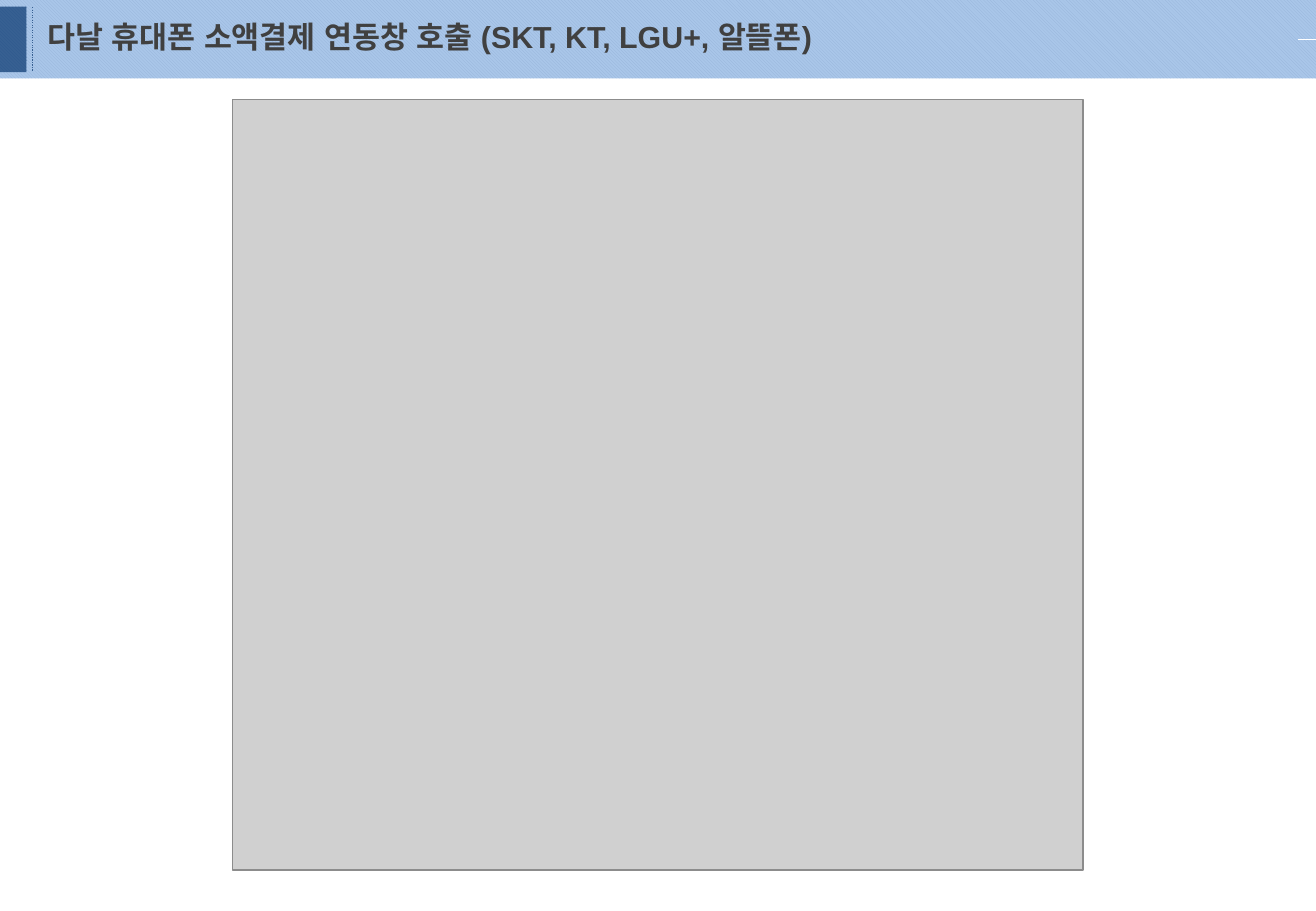
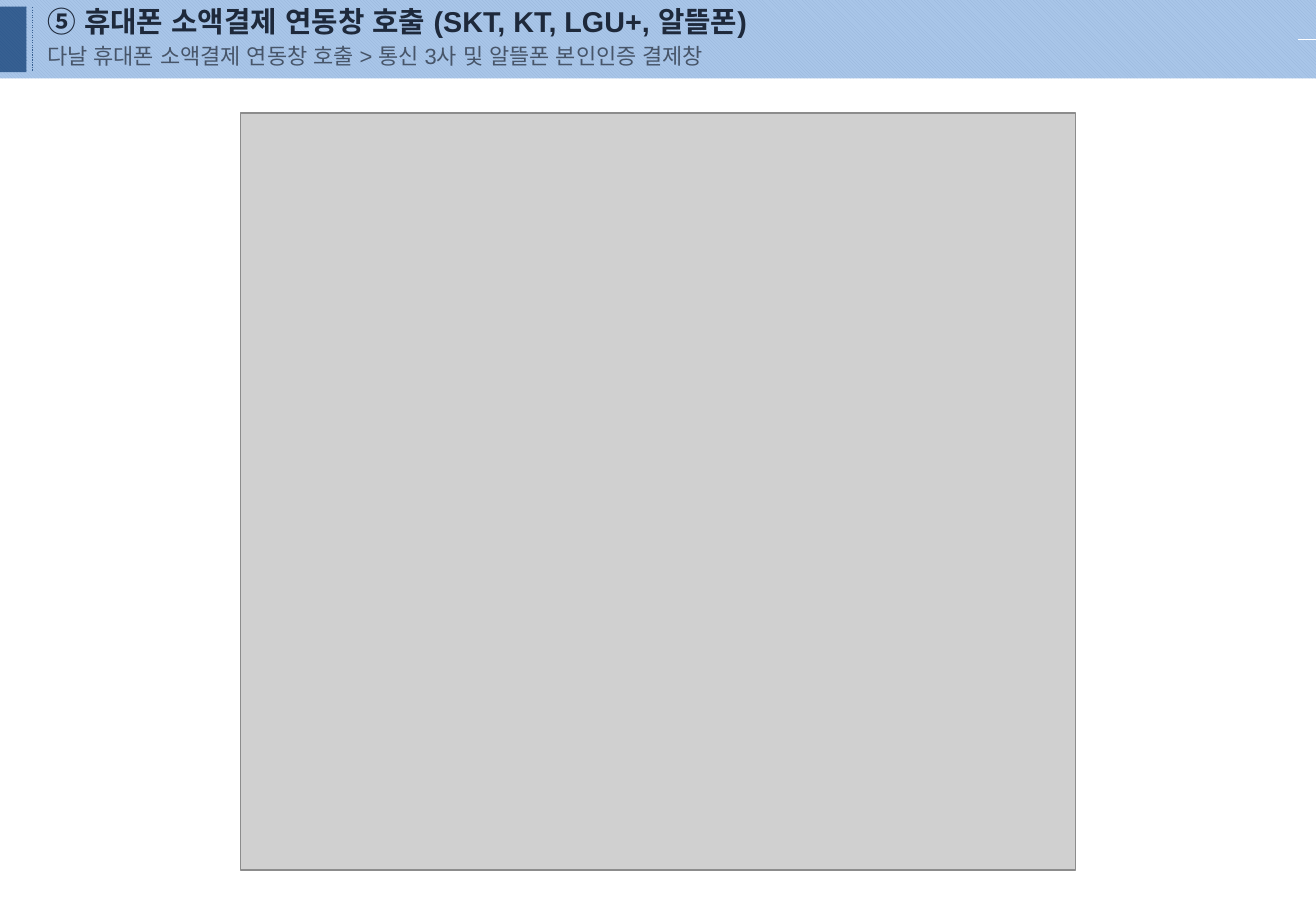
Before and after one commit to majicboy56575-dotcom/LuckyPick, a slide deck: slide 7 of 신용카드 검수요청서(럭키픽).pptx. Drawn at 1316x911 pixels with LibreOffice and Linux fonts; fonts in the diff are those of the drawing; grey boxes stand for pictures. Boxes give left, top, right and bottom in pixels: in the first picture for what was removed or moved away, otherwise in the second. Text is boxed around its words. In the diff, an @@ line names an element or a change of style, - is before the commit and + after.

```diff
--- a/신용카드 검수요청서(럭키픽).pptx
+++ b/신용카드 검수요청서(럭키픽).pptx
@@ text at (x1=47, y1=7, x2=747, y2=66): text changed; size 18 to 17 pt; text colour #404040 to #1E293B @@
-다날 휴대폰 소액결제 연동창 호출 (SKT, KT, LGU+, 알뜰폰)
+⑤ 휴대폰 소액결제 연동창 호출 (SKT, KT, LGU+, 알뜰폰)
+다날 휴대폰 소액결제 연동창 호출 > 통신 3사 및 알뜰폰 본인인증 결제창
@@ picture resized from (x1=233, y1=100, x2=1084, y2=870) to (x1=241, y1=113, x2=1077, y2=870) @@
```
Also in this commit, not shown: 6 other slides changed, 4 slides added, 1 slide removed, 8 other files.
